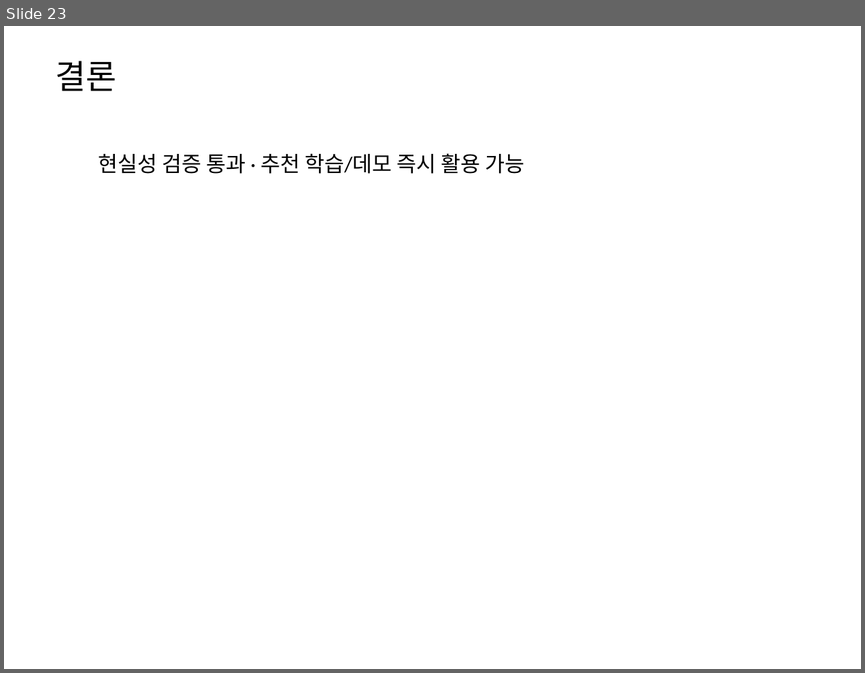
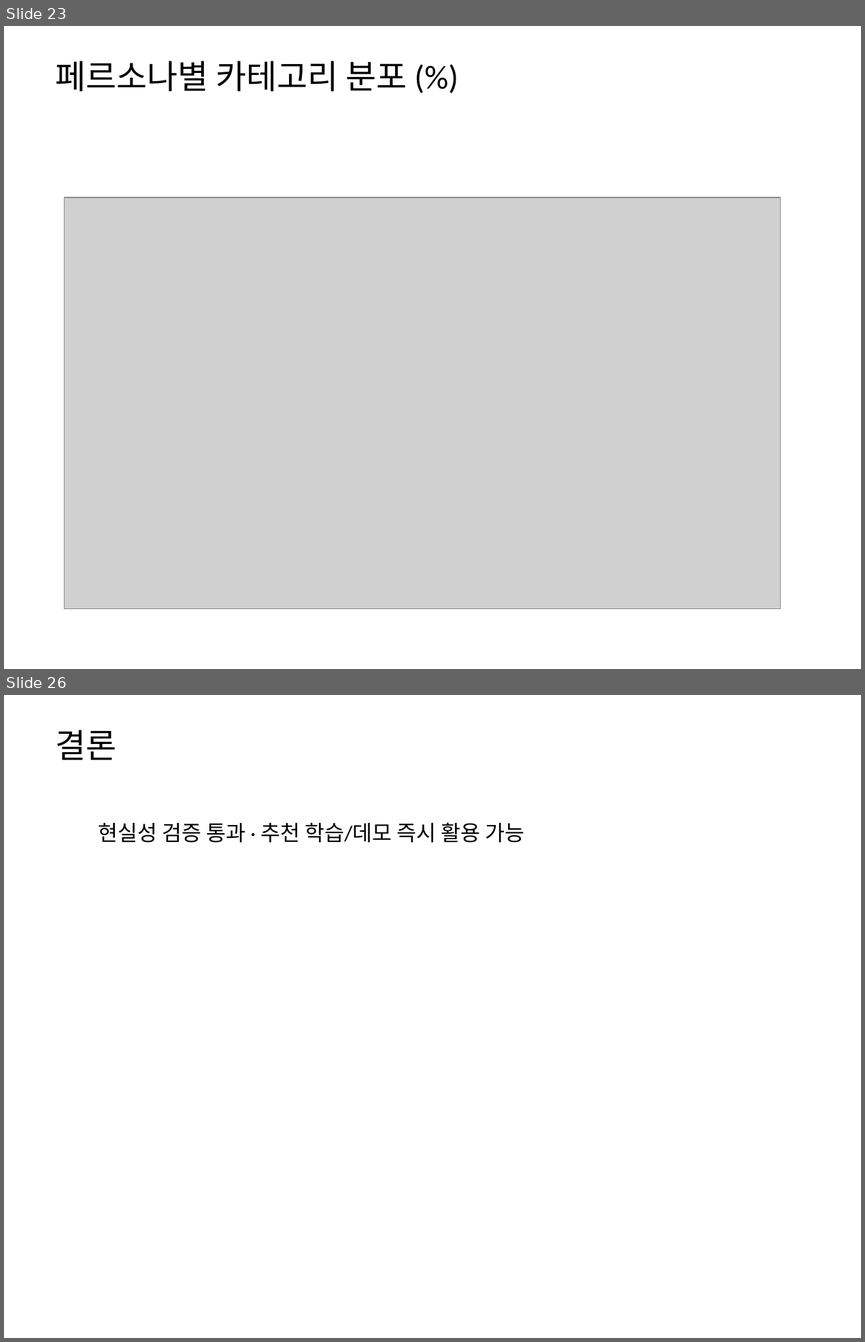
Before and after one commit to ai-sesac2-Nbbang/mogu-mogu-backend, a slide deck: scripts/mogumogu_report.pptx. Shown one above the other, each under a label of ours: slide 23 before the commit, slides 23 and 26 after it; the slides between them are not shown. The pictures are 865x673 and 865x1342 pixels, drawn with LibreOffice and Linux fonts; fonts in the diff are those of the drawing; grey boxes stand for pictures. Boxes give left, top, right and bottom in pixels: in the first picture for what was removed or moved away, otherwise in the second. Text is boxed around its words. In the diff, an @@ line names an element or a change of style, - is before the commit and + after.

```diff
--- a/scripts/mogumogu_report.pptx
+++ b/scripts/mogumogu_report.pptx
@@ slide 23 added at box(4, 26, 861, 669), background #FFFFFF @@
@@ text added at box(55, 61, 407, 91), 28 pt, text #000000 @@
+페르소나별 카테고리 분포 (%)
@@ picture added at box(64, 197, 781, 609) @@
@@ what was slide 23 is now slide 26 @@
```
Also in this commit, not shown: 2 other slides added, 12 other files.
